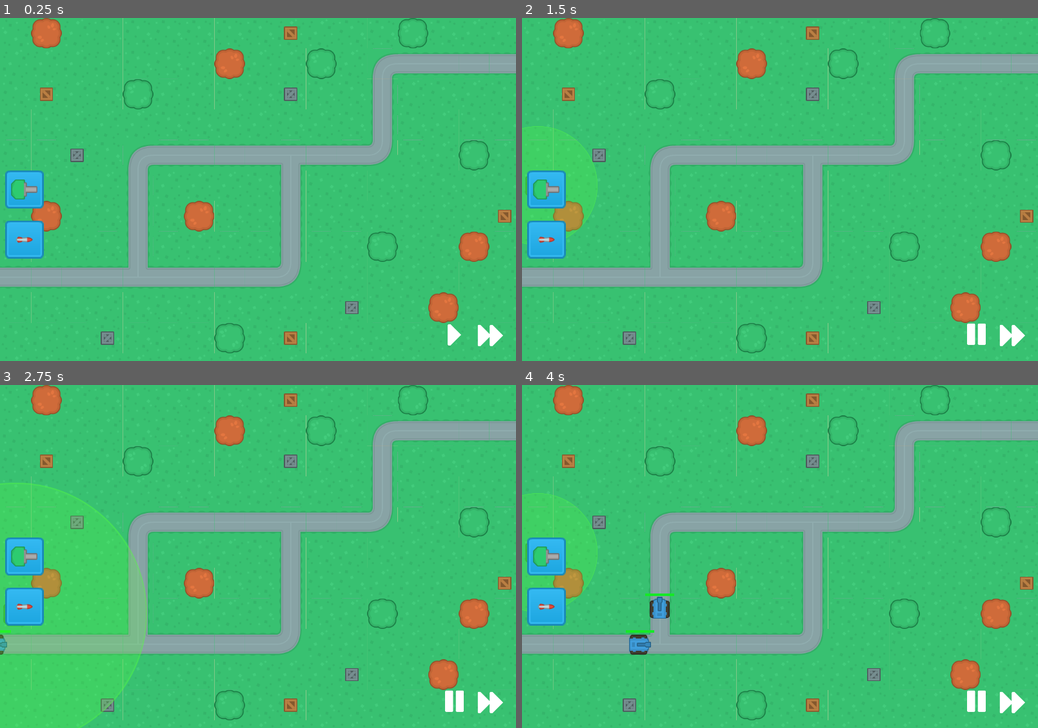
Above: before the commit, frames 1-4 (two rows, left to right).
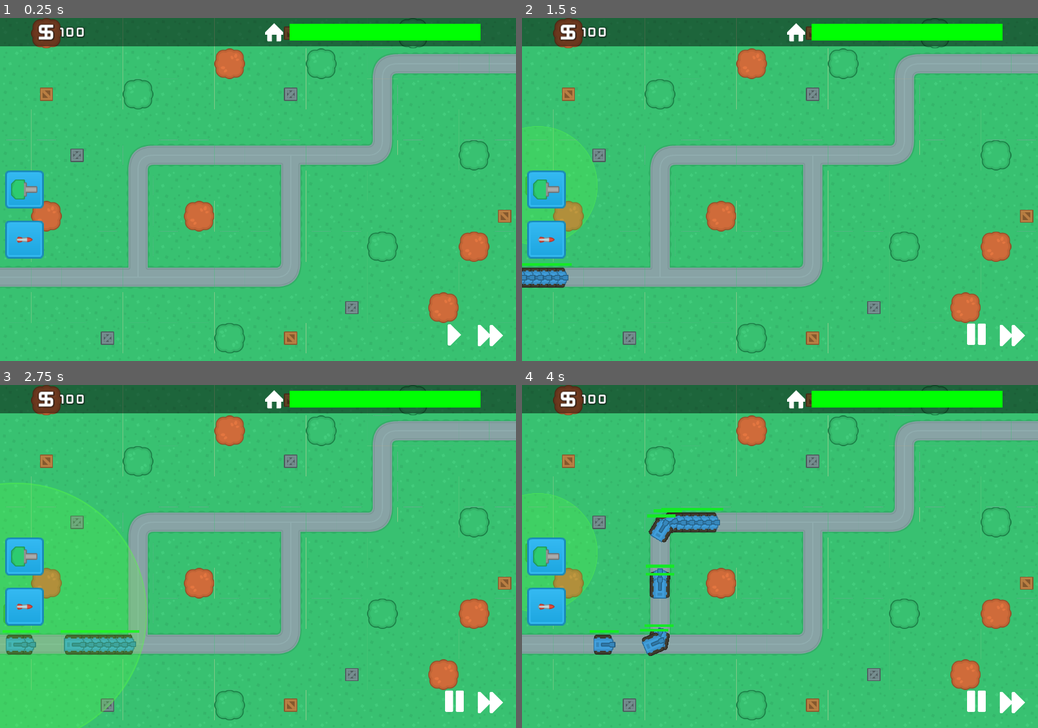
Above: after the commit, the same moments.

Repository: mdbernhards/TDGame
Game: Godot game, scene res://Scenes/MainScenes/GameScene.tscn
Same seed, same stepped clock (60 frames per second), same inputs: the game is played once before the commit and once after it. The project has no main scene, so this scene is started directly.
Inputs (mouse positions are in pixels of both pictures, inside the frame that each line leads up to):
- Up to frame 1 (0.25 s): no input
- Up to frame 2 (1.5 s): click (976, 333) at 0.5 s; click (547, 189) at 1.25 s
- Up to frame 3 (2.75 s): click (25, 607) at 2 s
- Up to frame 4 (4 s): click (1012, 700) at 2.75 s; click (547, 556) at 3.5 s

The runs differ from the first frame. In frame 1, 8.3% of the frame differs, in the area x 0-100%, y 0-9%; in frame 2, 8.8%; in frame 3, 9.6%; in frame 4, 11%, in the area x 0-100%, y 0-80%.

Commit message:
Finished tutorial, added impact animation on tank, hud with working hp bar for player and placeholder money count, added a lose condition

Diff:
--- a/SceneHandler.gd
+++ b/SceneHandler.gd
@@ -1,13 +1,23 @@
 extends Node
 
 func _ready():
-	get_node("MainMenu/M/VB/NewGame").connect("pressed", self, "on_new_game_pressed")
-	get_node("MainMenu/M/VB/Quit").connect("pressed", self, "on_quit_pressed")
+	load_main_menu()
 
 func on_new_game_pressed():
 	get_node("MainMenu").queue_free()
 	var game_scene = load("res://Scenes/MainScenes/GameScene.tscn").instance()
+	game_scene.connect("game_finished", self, 'unload_game')
 	add_child(game_scene)
 
 func on_quit_pressed():
 	get_tree().quit()
+
+func unload_game(result):
+	get_node("GameScene").queue_free()
+	var main_menu = load("res://Scenes/UIScenes/MainMenu.tscn").instance()
+	add_child(main_menu)
+	load_main_menu()
+
+func load_main_menu():
+	get_node("MainMenu/M/VB/NewGame").connect("pressed", self, "on_new_game_pressed")
+	get_node("MainMenu/M/VB/Quit").connect("pressed", self, "on_quit_pressed")
--- a/Scenes/Enemies/BlueTank.gd
+++ b/Scenes/Enemies/BlueTank.gd
@@ -1,9 +1,15 @@
 extends PathFollow2D
 
+signal base_damage(damage)
+
 var speed = 150
-var hp = 50
+var hp = 300
+var base_damage = 21
 
 onready var health_bar = get_node("HealthBar")
+onready var impact_area = get_node("Impact")
+
+var projectile_impact = preload("res://Scenes/SupportScenes/ProjectileImpact.tscn")
 
 func _ready():
 	health_bar.max_value = hp
@@ -11,17 +17,33 @@
 	health_bar.set_as_toplevel(true)
 
 func _physics_process(delta):
-		move(delta)
+	if unit_offset == 1.0:
+		emit_signal("base_damage", base_damage)
+		queue_free()
+	move(delta)
 
 func move(delta):
 	set_offset(get_offset() + speed * delta)
 	health_bar.set_position(get_position() - Vector2(30, 30))
 
 func on_hit(damage):
+	impact()
 	hp -= damage
 	health_bar.value = hp
 	if hp <= 0:
 		on_destroy()
 
+func impact():
+	randomize()
+	var x_pos = randi() % 31
+	randomize()
+	var y_pos = randi() % 31
+	var impact_location = Vector2(x_pos, y_pos)
+	var new_impact = projectile_impact.instance()
+	new_impact.position = impact_location
+	impact_area.add_child(new_impact)
+
 func on_destroy():
+	get_node("KinematicBody2D").queue_free()
+	yield(get_tree().create_timer(0.2), "timeout")
 	self.queue_free()
--- a/Scenes/Enemies/BlueTank.tscn
+++ b/Scenes/Enemies/BlueTank.tscn
@@ -13,12 +13,12 @@
 
 [node name="KinematicBody2D" type="KinematicBody2D" parent="."]
 
-[node name="Sprite" type="Sprite" parent="KinematicBody2D"]
-texture = ExtResource( 1 )
-
 [node name="CollisionShape2D" type="CollisionShape2D" parent="KinematicBody2D"]
 position = Vector2( -2, 0 )
 shape = SubResource( 1 )
+
+[node name="Sprite" type="Sprite" parent="."]
+texture = ExtResource( 1 )
 
 [node name="HealthBar" type="TextureProgress" parent="."]
 margin_left = -30.0
@@ -38,3 +38,6 @@
 __meta__ = {
 "_edit_use_anchors_": true
 }
+
+[node name="Impact" type="Position2D" parent="."]
+position = Vector2( -15, -15 )
--- a/Scenes/MainScenes/GameScene.gd
+++ b/Scenes/MainScenes/GameScene.gd
@@ -1,4 +1,6 @@
 extends Node2D
+
+signal game_finished(result)
 
 var map_node
 var build_mode = false
@@ -9,6 +11,8 @@
 
 var current_wave = 0
 var enemies_in_wave = 0
+
+var base_health = 100
 
 ###
 ### Basic railsnakes
@@ -35,11 +39,11 @@
 ###
 func start_next_wave():
 	var wave_data = retrieve_wave_data()
-	yield(get_tree().create_timer(2), "timeout")
+	yield(get_tree().create_timer(0.2), "timeout")
 	spawn_enemies(wave_data)
 
 func retrieve_wave_data():
-	var wave_data = [["BlueTank", 0.7], ["BlueTank", 0.1]]
+	var wave_data = [["BlueTank", 0.1], ["BlueTank", 0.1],["BlueTank", 0.1], ["BlueTank", 0.1],["BlueTank", 0.1], ["BlueTank", 0.1],["BlueTank", 0.7], ["BlueTank", 0.1],["BlueTank", 0.7], ["BlueTank", 0.1],["BlueTank", 0.7], ["BlueTank", 0.1]]
 	current_wave += 1
 	enemies_in_wave = wave_data.size()
 	return wave_data
@@ -47,6 +51,7 @@
 func spawn_enemies(wave_data):
 	for i in wave_data:
 		var new_enemy = load("res://Scenes/Enemies/" + i[0] + ".tscn").instance()
+		new_enemy.connect("base_damage", self, 'on_base_damage')
 		map_node.get_node("Path").add_child(new_enemy, true)
 		yield(get_tree().create_timer(i[1]),"timeout")
 
@@ -88,3 +93,10 @@
 		new_tower.category = GameData.tower_data[build_type]["category"]
 		map_node.get_node("Turrets").add_child(new_tower, true)
 		map_node.get_node("TowerExclusion").set_cellv(build_tile, 5)
+
+func on_base_damage(damage):
+	base_health -= damage
+	if base_health <= 0:
+		emit_signal("game_finished", false)
+	else:
+		get_node("UI").update_health_bar(base_health)
--- a/Scenes/MainScenes/GameScene.tscn
+++ b/Scenes/MainScenes/GameScene.tscn
@@ -9,6 +9,23 @@
 [ext_resource path="res://Assets/Icons/fastForward.png" type="Texture" id=7]
 [ext_resource path="res://Assets/Icons/right.png" type="Texture" id=8]
 [ext_resource path="res://Assets/Icons/pause.png" type="Texture" id=9]
+[ext_resource path="res://Assets/Fonts/Kenney Future Narrow.ttf" type="DynamicFontData" id=10]
+[ext_resource path="res://Assets/UI/HPbar.jpg" type="Texture" id=11]
+[ext_resource path="res://Assets/Icons/home.png" type="Texture" id=12]
+
+[sub_resource type="DynamicFont" id=1]
+size = 50
+outline_size = 2
+outline_color = Color( 0, 0, 0, 0.235294 )
+use_filter = true
+font_data = ExtResource( 10 )
+
+[sub_resource type="DynamicFont" id=2]
+size = 30
+outline_size = 2
+outline_color = Color( 0, 0, 0, 0.235294 )
+use_filter = true
+font_data = ExtResource( 10 )
 
 [node name="GameScene" type="Node2D"]
 script = ExtResource( 5 )
@@ -19,16 +36,15 @@
 script = ExtResource( 6 )
 
 [node name="HUD" type="Control" parent="UI"]
-margin_right = 40.0
-margin_bottom = 40.0
+anchor_right = 1.0
+anchor_bottom = 1.0
 mouse_filter = 2
 
 [node name="BuildBar" type="VBoxContainer" parent="UI/HUD"]
-anchor_right = 1.0
+anchor_top = 1.0
 anchor_bottom = 1.0
-margin_top = 320.0
-margin_right = 60.0
-margin_bottom = 680.0
+margin_top = -400.0
+margin_right = 100.0
 rect_min_size = Vector2( 100, 400 )
 size_flags_horizontal = 0
 custom_constants/separation = 25
@@ -81,10 +97,10 @@
 anchor_top = 1.0
 anchor_right = 1.0
 anchor_bottom = 1.0
-margin_left = 876.0
-margin_top = 590.0
-margin_right = 1020.0
-margin_bottom = 660.0
+margin_left = -164.0
+margin_top = -90.0
+margin_right = -20.0
+margin_bottom = -20.0
 
 [node name="PausePlay" type="TextureButton" parent="UI/HUD/GameControls"]
 pause_mode = 2
@@ -108,5 +124,66 @@
 texture_normal = ExtResource( 7 )
 expand = true
 
+[node name="InfoBar" type="ColorRect" parent="UI/HUD"]
+self_modulate = Color( 0, 0, 0, 0.478431 )
+anchor_right = 1.0
+rect_min_size = Vector2( 0, 60 )
+
+[node name="H" type="HBoxContainer" parent="UI/HUD/InfoBar"]
+anchor_right = 1.0
+anchor_bottom = 1.0
+
+[node name="Symbol" type="Label" parent="UI/HUD/InfoBar/H"]
+margin_right = 120.0
+margin_bottom = 60.0
+rect_min_size = Vector2( 120, 60 )
+custom_colors/font_color_shadow = Color( 0, 0, 0, 0.701961 )
+custom_fonts/font = SubResource( 1 )
+text = "$"
+align = 2
+valign = 1
+
+[node name="Money" type="Label" parent="UI/HUD/InfoBar/H"]
+margin_left = 124.0
+margin_right = 229.0
+margin_bottom = 60.0
+rect_min_size = Vector2( 105, 60 )
+custom_colors/font_color_shadow = Color( 0, 0, 0, 0.701961 )
+custom_fonts/font = SubResource( 2 )
+text = "100"
+valign = 1
+
+[node name="Icon" type="TextureRect" parent="UI/HUD/InfoBar/H"]
+margin_left = 542.0
+margin_right = 602.0
+margin_bottom = 60.0
+rect_min_size = Vector2( 60, 60 )
+size_flags_horizontal = 10
+texture = ExtResource( 12 )
+expand = true
+
+[node name="HP" type="TextureProgress" parent="UI/HUD/InfoBar/H"]
+margin_left = 606.0
+margin_top = 12.0
+margin_right = 1006.0
+margin_bottom = 47.0
+rect_min_size = Vector2( 400, 35 )
+size_flags_horizontal = 2
+size_flags_vertical = 4
+value = 100.0
+texture_under = ExtResource( 11 )
+texture_progress = ExtResource( 11 )
+tint_under = Color( 1, 0, 0, 1 )
+tint_progress = Color( 0, 1, 0.0156863, 1 )
+nine_patch_stretch = true
+
+[node name="Tween" type="Tween" parent="UI/HUD/InfoBar/H/HP"]
+
+[node name="Control" type="Control" parent="UI/HUD/InfoBar/H"]
+margin_left = 1010.0
+margin_right = 1080.0
+margin_bottom = 60.0
+rect_min_size = Vector2( 70, 0 )
+
 [connection signal="pressed" from="UI/HUD/GameControls/PausePlay" to="UI" method="_on_PausePlay_pressed"]
 [connection signal="pressed" from="UI/HUD/GameControls/SpeedUp" to="UI" method="_on_SpeedUp_pressed"]
--- a/Scenes/MainScenes/UI.gd
+++ b/Scenes/MainScenes/UI.gd
@@ -1,6 +1,7 @@
 extends CanvasLayer
 
-var tower_range = 350
+onready var hp_bar = get_node("HUD/InfoBar/H/HP")
+onready var hp_bar_tween = get_node("HUD/InfoBar/H/HP/Tween")
 
 func set_tower_preview(tower_type, mouse_position):
 	var drag_tower = load("res://Scenes/Turrets/" + tower_type + ".tscn").instance()
@@ -48,3 +49,13 @@
 		Engine.set_time_scale(1.0)
 	else:
 		Engine.set_time_scale(2.0)
+
+func update_health_bar(base_health):
+	hp_bar_tween.interpolate_property(hp_bar, 'value', hp_bar.value, base_health, 0.1, Tween.TRANS_LINEAR, Tween.EASE_IN_OUT)
+	hp_bar_tween.start()
+	if base_health >= 60:
+		hp_bar.set_tint_progress("00ff04")
+	elif base_health < 60 and base_health >= 25:
+		hp_bar.set_tint_progress("e1be32")
+	else:
+		hp_bar.set_tint_progress("e11e1e")
--- a/Scenes/Maps/Map1.tscn
+++ b/Scenes/Maps/Map1.tscn
@@ -144,8 +144,8 @@
 format = 1
 tile_data = PoolIntArray( 1, 1, 0, 9, 4, 0, 13, 2, 0, 65543, 1, 0, 65546, 2, 0, 65548, 0, 65538, 65549, 0, 1, 65550, 0, …(698 unchanged characters)…
 
-[node name="Turrets" type="Node2D" parent="."]
-
 [node name="Path" type="Path2D" parent="."]
 position = Vector2( 0, 1 )
 curve = SubResource( 3 )
+
+[node name="Turrets" type="Node2D" parent="."]
--- /dev/null
+++ b/Scenes/SupportScenes/ProjectileImpact.gd
@@ -0,0 +1,7 @@
+extends AnimatedSprite
+
+func _ready():
+	set_playing(true)
+
+func _on_ProjectileImpact_animation_finished():
+	queue_free()
--- /dev/null
+++ b/Scenes/SupportScenes/ProjectileImpact.tscn
@@ -0,0 +1,25 @@
+[gd_scene load_steps=8 format=2]
+
+[ext_resource path="res://Assets/Effects/explosionSmoke1.png" type="Texture" id=1]
+[ext_resource path="res://Assets/Effects/explosionSmoke2.png" type="Texture" id=2]
+[ext_resource path="res://Assets/Effects/explosionSmoke3.png" type="Texture" id=3]
+[ext_resource path="res://Assets/Effects/explosionSmoke4.png" type="Texture" id=4]
+[ext_resource path="res://Assets/Effects/explosionSmoke5.png" type="Texture" id=5]
+[ext_resource path="res://Scenes/SupportScenes/ProjectileImpact.gd" type="Script" id=6]
+
+[sub_resource type="SpriteFrames" id=1]
+animations = [ {
+"frames": [ ExtResource( 1 ), ExtResource( 2 ), ExtResource( 3 ), ExtResource( 4 ), ExtResource( 5 ) ],
+"loop": false,
+"name": "Impact",
+"speed": 5.0
+} ]
+
+[node name="ProjectileImpact" type="AnimatedSprite"]
+scale = Vector2( 0.2, 0.2 )
+frames = SubResource( 1 )
+animation = "Impact"
+speed_scale = 4.0
+script = ExtResource( 6 )
+
+[connection signal="animation_finished" from="." to="." method="_on_ProjectileImpact_animation_finished"]
--- a/Scenes/Turrets/GunT1.tscn
+++ b/Scenes/Turrets/GunT1.tscn
@@ -10,7 +10,7 @@
 
 [sub_resource type="Animation" id=2]
 resource_name = "Fire"
-length = 0.05
+length = 0.15
 step = 0.05
 tracks/0/type = "value"
 tracks/0/path = NodePath("Turret/MuzzleFlash:visible")
--- a/Scenes/Turrets/Turrets.gd
+++ b/Scenes/Turrets/Turrets.gd
@@ -14,7 +14,8 @@
 func _physics_process(delta):
 	if !enemy_array.empty() and built:
 		select_enemy()
-		turn()
+		if not get_node("AnimationPlayer").is_playing():
+			turn()
 		if ready:
 			fire()
 	else:
Binary file added: Assets/Effects/explosionSmoke1.png
Binary file added: Assets/Effects/explosionSmoke2.png
Binary file added: Assets/Effects/explosionSmoke3.png
Binary file added: Assets/Effects/explosionSmoke4.png
Binary file added: Assets/Effects/explosionSmoke5.png
Binary file added: Assets/Icons/home.png
Not shown, added: Assets/Icons/home.png.import
Not shown: 1 places in Scenes/MainScenes/GameScene.tscn that only renumber resources
